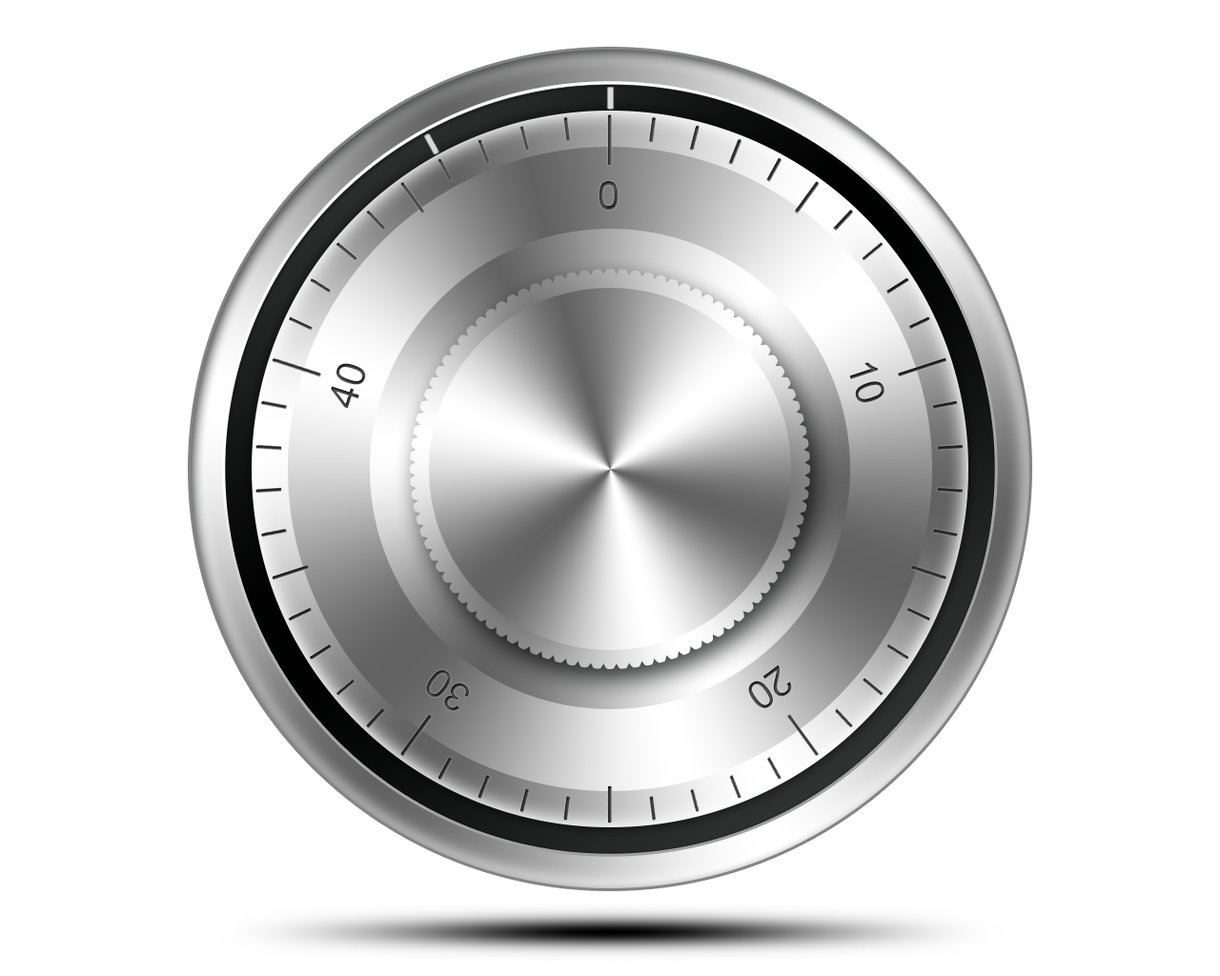
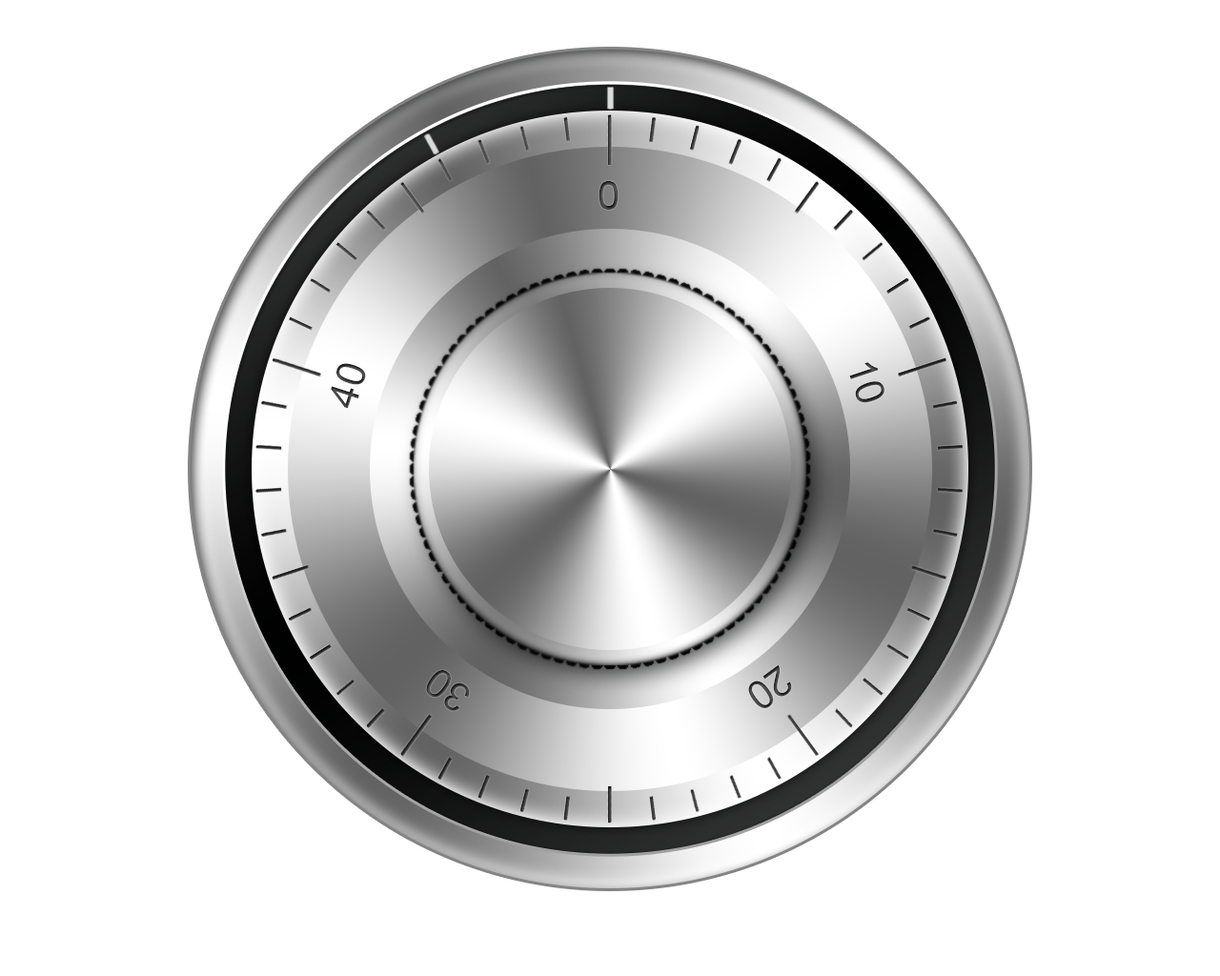
Comparing the layer stacks of the two 1220x976 images. Changes:
added layer "Шестерня" in group "Циферблат 50" over [407, 265, 814, 673]
painted on "Ручка" over [409, 268, 812, 670]
hid "Тень" over [237, 904, 983, 962]
